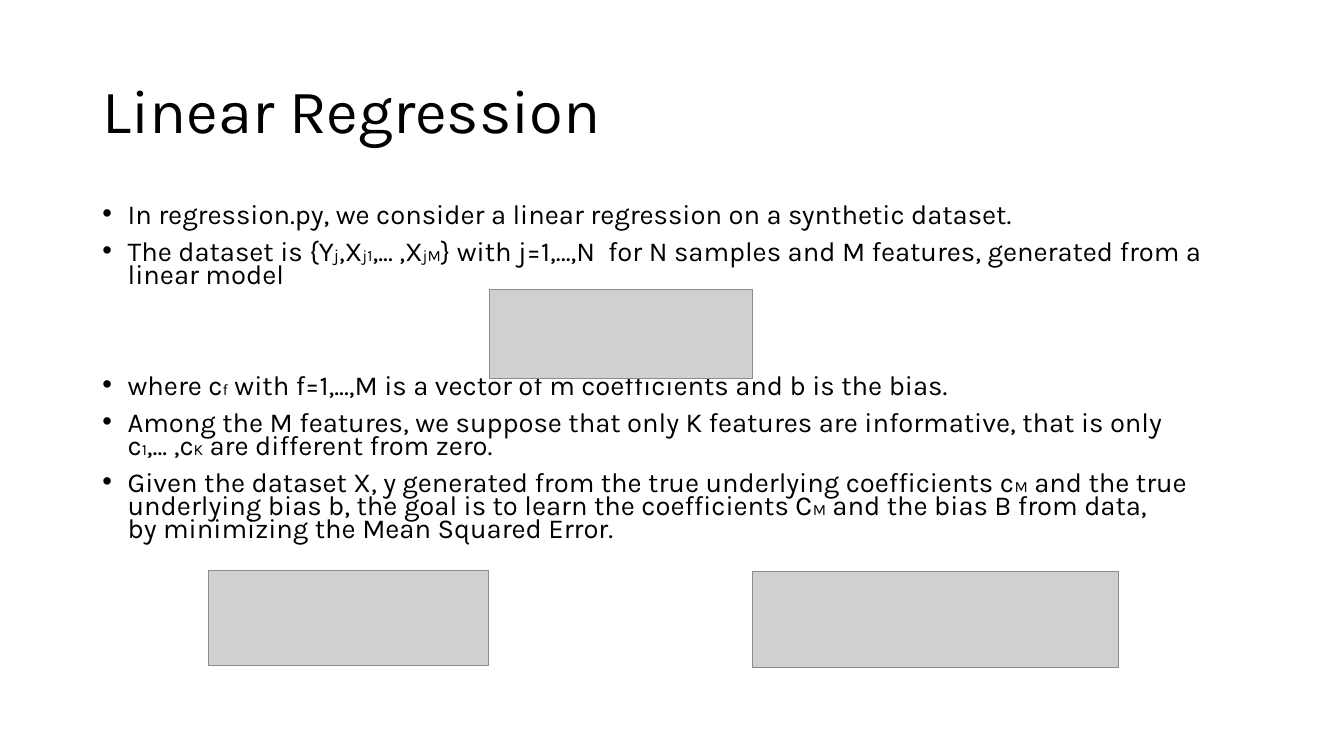
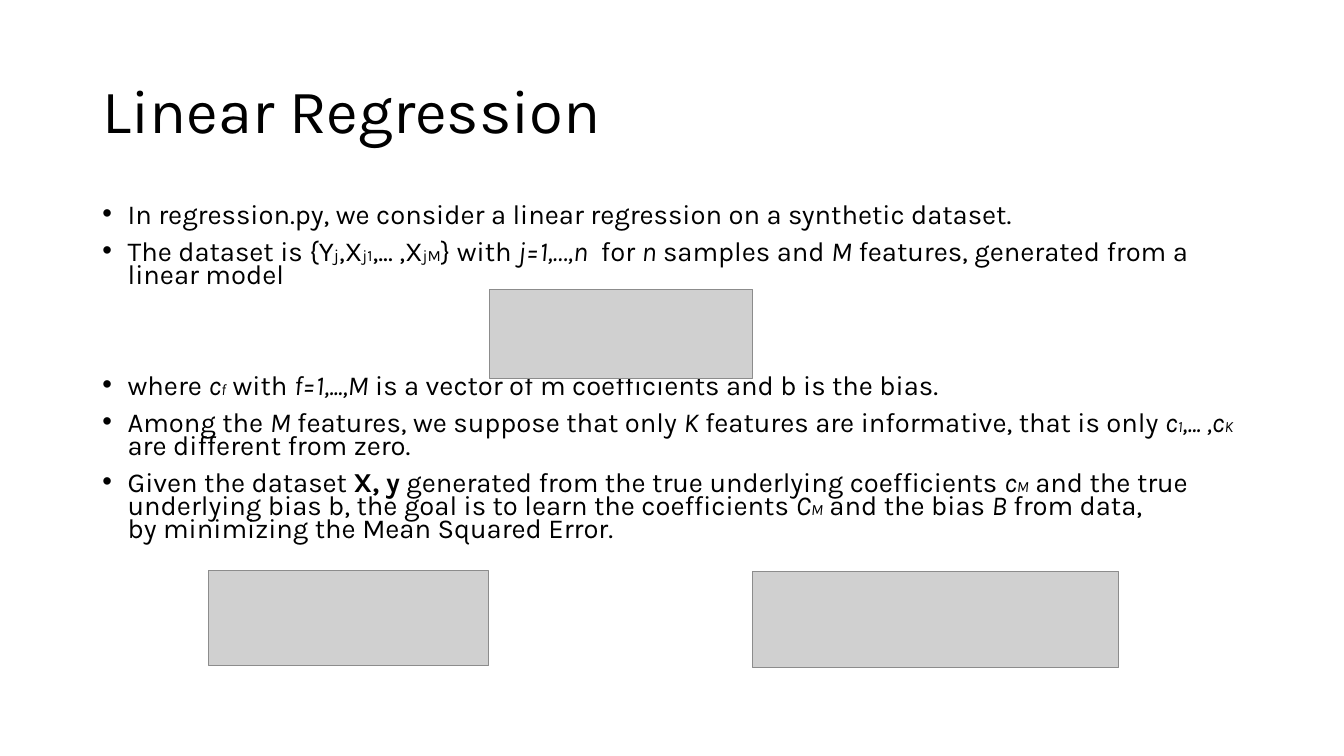
Before and after one commit to ICTP/SMR4077, a slide deck: slide 3 of DAY8/ML4HPC/slides/Magurele_2.pptx. Drawn at 1344x756 pixels with LibreOffice and Linux fonts; fonts in the diff are those of the drawing; grey boxes stand for pictures. Boxes give left, top, right and bottom in pixels: in the first picture for what was removed or moved away, otherwise in the second. Text is boxed around its words. In the diff, an @@ line names an element or a change of style, - is before the commit and + after.

Commit message:
update slides DAY8

```diff
--- a/DAY8/ML4HPC/slides/Magurele_2.pptx
+++ b/DAY8/ML4HPC/slides/Magurele_2.pptx
@@ text at (128,242,1188,285): text changed @@
-• The dataset is {Yj,Xj1,... ,XjM} with j=1,…,N for N samples and M features, generated from a linear model
+• The dataset is {Yj,Xj1,... ,XjM} with j=1,…,n for n samples and M features, generated from a linear model
@@ text at (128,371,1188,545): italic on in "cf f=1,...,M", "M K c1,... ,cK", "cM CM B"; bold on in "X, y" @@
```
Also in this commit, not shown: 3 other slides changed, 13 slides added, 4 other files.
